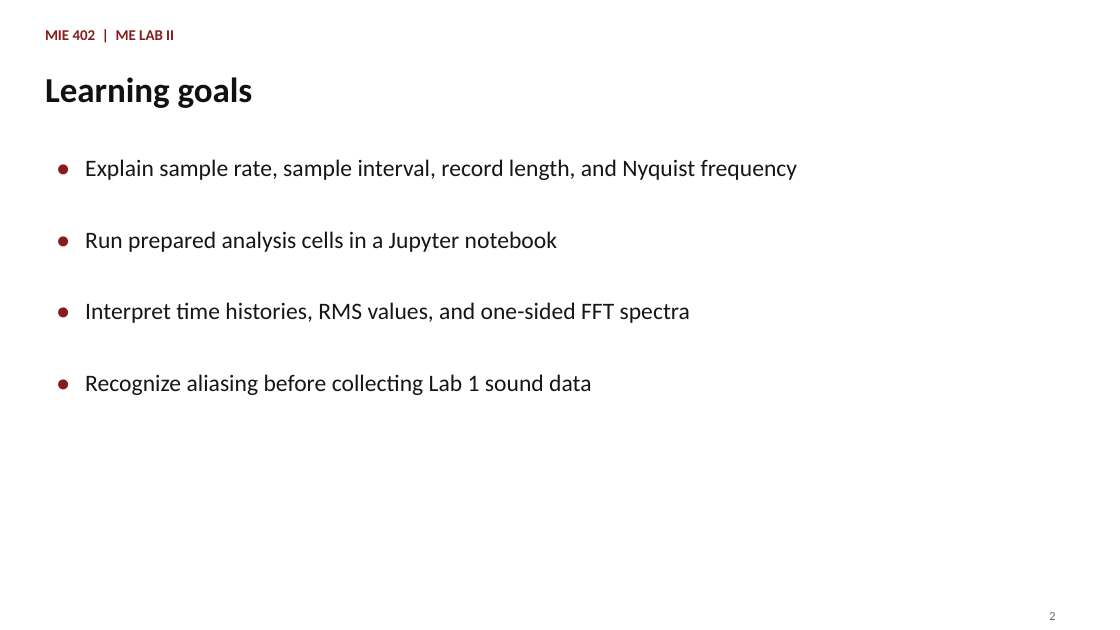
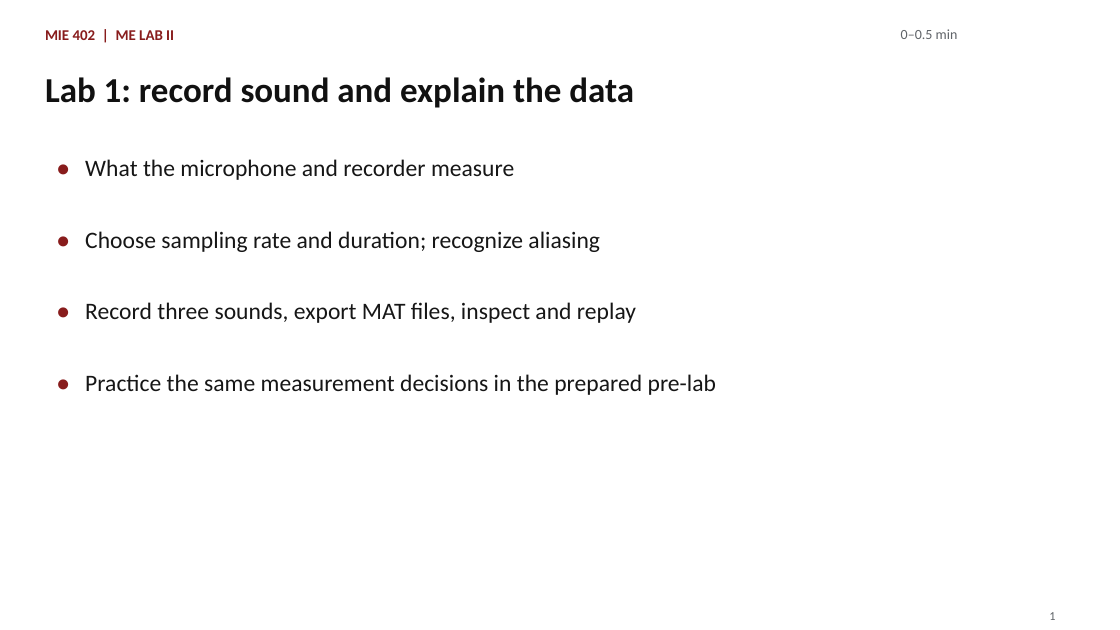
Before and after one commit to Ehsan-Roohi/MIE402-Lab, a slide deck: slide 1 of site/docs/MIE402_Lecture02_Sampling_Jupyter_PreLab1_Fall2026.pptx (slide 2 before the commit). Drawn at 1120x630 pixels with LibreOffice and Linux fonts; fonts in the diff are those of the drawing. Boxes give left, top, right and bottom in pixels: in the first picture for what was removed or moved away, otherwise in the second. Text is boxed around its words. In the diff, an @@ line names an element or a change of style, - is before the commit and + after.

Commit message:
Align the 50-minute Lab 1 lecture and pre-lab with sound acquisition and analysis

```diff
--- a/site/docs/MIE402_Lecture02_Sampling_Jupyter_PreLab1_Fall2026.pptx
+++ b/site/docs/MIE402_Lecture02_Sampling_Jupyter_PreLab1_Fall2026.pptx
@@ text added at (x1=901, y1=29, x2=958, y2=39), 12 pt, text #5F6368 @@
+0–0.5 min
@@ text at (x1=45, y1=77, x2=634, y2=108): text changed @@
-Learning goals
+Lab 1: record sound and explain the data
@@ text at (x1=85, y1=159, x2=514, y2=180): text changed @@
-Explain sample rate, sample interval, record length, and Nyquist frequency
+What the microphone and recorder measure
@@ text at (x1=85, y1=231, x2=600, y2=252): text changed @@
-Run prepared analysis cells in a Jupyter notebook
+Choose sampling rate and duration; recognize aliasing
@@ text at (x1=85, y1=302, x2=636, y2=323): text changed @@
-Interpret time histories, RMS values, and one-sided FFT spectra
+Record three sounds, export MAT files, inspect and replay
@@ text at (x1=85, y1=374, x2=716, y2=395): text changed @@
-Recognize aliasing before collecting Lab 1 sound data
+Practice the same measurement decisions in the prepared pre-lab
@@ text at (x1=1049, y1=612, x2=1055, y2=620): text changed @@
-2
+1
```
Also in this commit, not shown: 13 other slides changed, 18 slides added, 17 slides removed, 15 other files.
